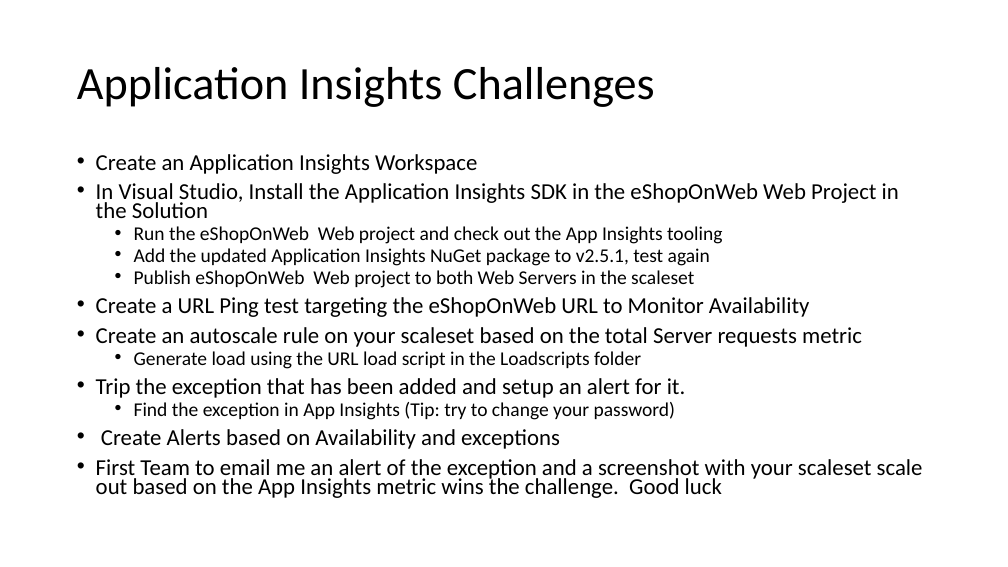
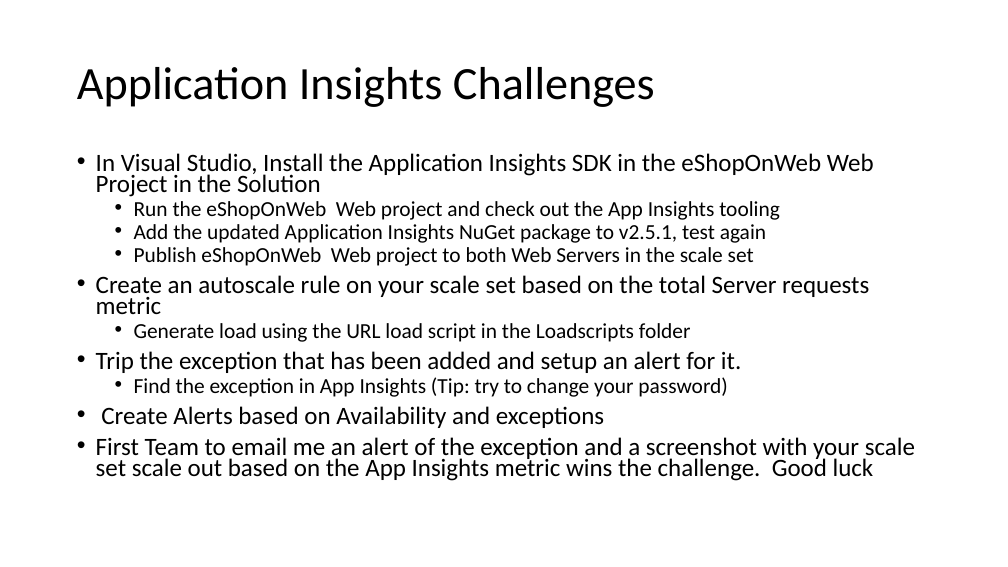
Before and after one commit to rkuehfus/pre-ready-2019-H1, a slide deck: slide 8 of Student/Guides/Challenges.pptx (slide 11 before the commit). Drawn at 1008x567 pixels with LibreOffice and Linux fonts; fonts in the diff are those of the drawing. Boxes give left, top, right and bottom in pixels: in the first picture for what was removed or moved away, otherwise in the second. Text is boxed around its words. In the diff, an @@ line names an element or a change of style, - is before the commit and + after.

```diff
--- a/Student/Guides/Challenges.pptx
+++ b/Student/Guides/Challenges.pptx
@@ text at <box>96,154,477,174</box>: paragraph removed @@
-• Create an Application Insights Workspace
@@ text at <box>96,153,874,428</box>: size 21.7 to 23.8 pt in "In Visual Studio, Install the Application Insights ...", "Trip the exception that has been added ...", "Create Alerts based on Availability and exceptions"; size 18.6 to 20.4 pt in "Run the eShopOnWeb Web project and check ...", "Add the updated Application Insights NuGet package ...", "Generate load using the URL load script ...", "Find the exception in App Insights (Tip: ..." @@
@@ text at <box>96,247,869,314</box>: text changed; size 21.7 to 23.8 pt @@
-  • Publish eShopOnWeb Web project to both Web Servers in the scaleset
-• Create a URL Ping test targeting the eShopOnWeb URL to Monitor Availability
-• Create an autoscale rule on your scaleset based on the total Server requests metric
+  • Publish eShopOnWeb Web project to both Web Servers in the scale set
+• Create an autoscale rule on your scale set based on the total Server requests metric
@@ text at <box>96,437,915,481</box>: text changed; size 21.7 to 23.8 pt @@
-• First Team to email me an alert of the exception and a screenshot with your scaleset scale out based on the App Insights metric wins the challenge. Good luck
+• First Team to email me an alert of the exception and a screenshot with your scale set scale out based on the App Insights metric wins the challenge. Good luck
```
Also in this commit, not shown: 5 other slides changed, 2 slides removed.
